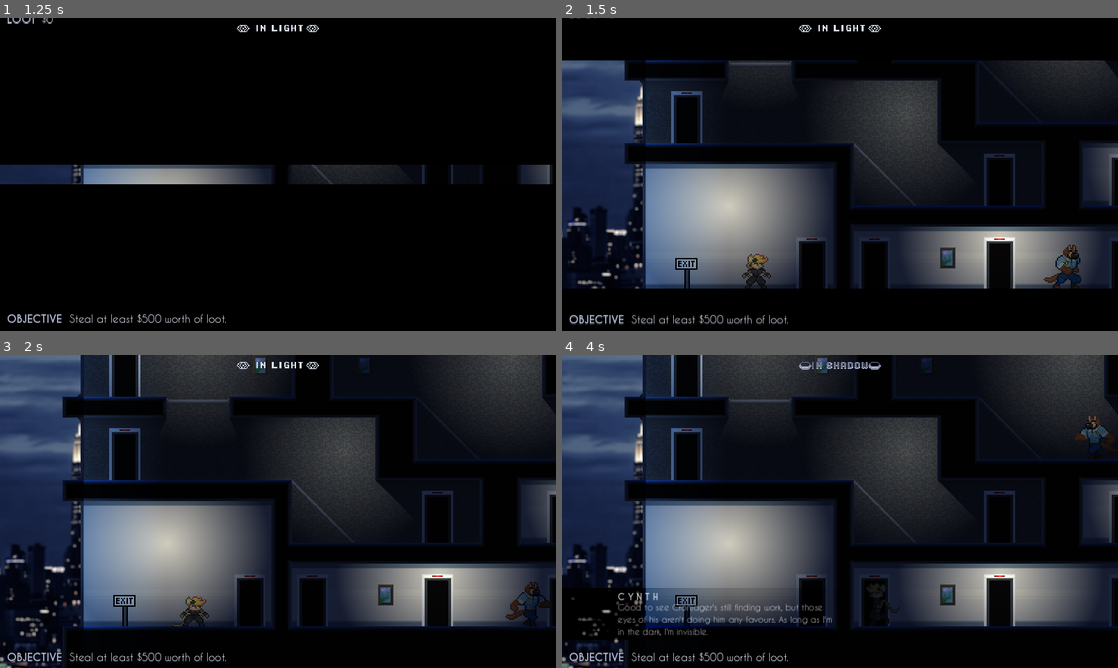
Above: before the commit, frames 1-4 (two rows, left to right).
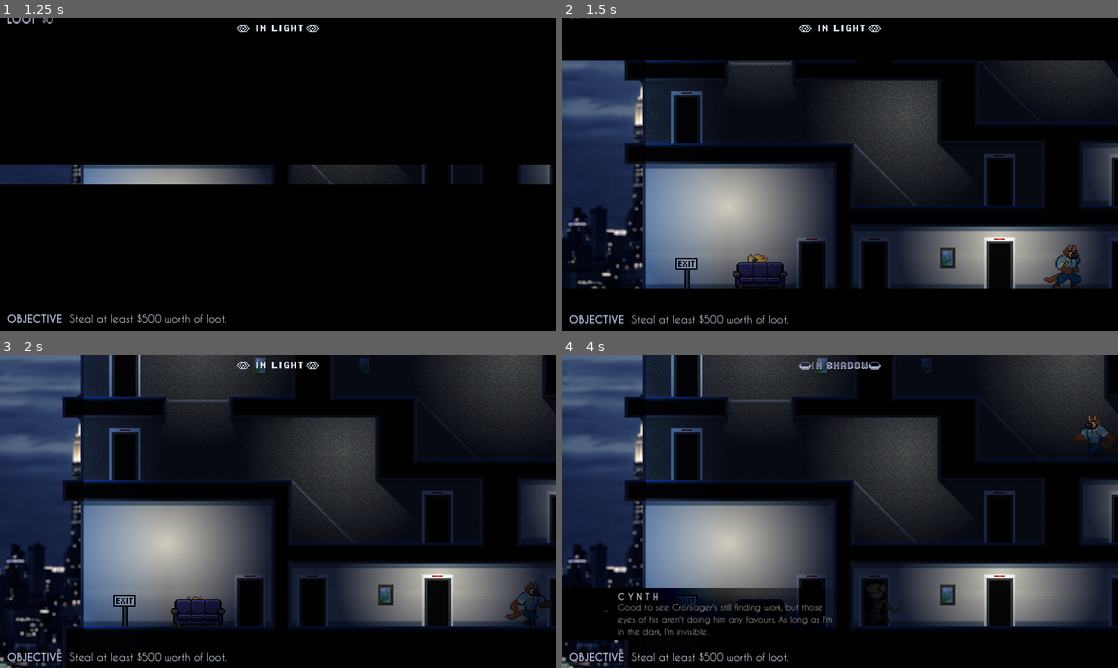
Above: after the commit, the same moments.

Repository: adamscott/catburglar
Game: Godot game, scene res://scenes/title_screen.tscn
Two runs of this game, one before a commit and one after it. Both use one fixed random seed, a clock stepped at 60 frames per second and the inputs below. Sound files missing from this copy of the repository are replaced by a short silence.
Inputs:
- Up to frame 1 (1.25 s): tap Enter (pause) at 0.5 s; hold Right (right) from 0.53 s (still down); hold X (interact) from 0.53 s (still down)
- Up to frame 2 (1.5 s): release Right (right) at 1.28 s; release X (interact) at 1.28 s; hold Down (down) from 1.28 s (still down); tap C (shoot) at 1.35 s
- Up to frame 3 (2 s): keep holding Down (down)
- Up to frame 4 (4 s): release Down (down) at 2.03 s; hold Right (right) 2.03-2.78 s; hold X (interact) 2.03-2.78 s; hold Up (up) 2.78-3.53 s; tap C (shoot) at 2.85 s; hold Left (left) from 3.53 s (still down); hold X (interact) from 3.53 s (still down)

Frame 1 is identical in both runs. In frame 2, 0.6% of the frame differs, in the area x 30-41%, y 78-87%; in frame 3, 0.6%; in frame 4, 3.5%, in the area x 1-48%, y 74-92%.

Commit message:
Add furniture and hints

Diff:
--- a/game/objects/dialogue_trigger.gd
+++ b/game/objects/dialogue_trigger.gd
@@ -1,6 +1,6 @@
 extends Area2D
 
-@export var dialogue_slug : String
+@export var slug : String
 
 var triggered : bool = false
 
@@ -8,5 +8,5 @@
 
 func _on_body_entered(body : PhysicsBody2D) -> void:
 	if body.is_in_group("player") and not triggered:
-		emit_signal("activated", dialogue_slug)
+		emit_signal("activated", slug)
 		triggered = true
--- a/game/objects/hud.gd
+++ b/game/objects/hud.gd
@@ -18,6 +18,9 @@
 @onready var greyout : ColorRect = $Greyout
 @onready var dialogue : Control = $Dialogue
 @onready var dialogue_line : Label = $Dialogue/Label_Line
+@onready var hint : Control = $Hint
+@onready var hint_line : Label = $Hint/Label_Line
+@onready var timer_hide_hint : Timer = $Timer_HideHint
 @onready var audio_vo : AudioStreamPlayer = $Audio_VO
 
 var loot_show_time : float = 0.0
@@ -45,6 +48,12 @@
 	emit_signal("dialogue_finished")
 	playing_dialogue = false
 
+func _on_timer_hide_hint_timeout() -> void:
+	create_tween().tween_property(hint, "modulate", Color.TRANSPARENT, 0.25)
+
+func _on_hint_trigger_activated(hint_slug : String):
+	show_hint(hint_slug)
+
 func start_minigame() -> void:
 	minigame.start()
 	minigame.show()
@@ -55,6 +64,13 @@
 	audio_vo.stream = load(Dialogues.get_dialogue_vo_path(which))
 	audio_vo.play()
 	playing_dialogue = true
+
+func show_hint(which : String) -> void:
+	if not GameProgress.is_hint_shown(which):
+		hint_line.text = Dialogues.get_hint_line(which)
+		create_tween().tween_property(hint, "modulate", Color.WHITE, 0.25)
+		GameProgress.hint_shown(which)
+		timer_hide_hint.start()
 
 func do_game_over() -> void:
 	game_over = true
--- a/game/objects/hud.tscn
+++ b/game/objects/hud.tscn
@@ -147,7 +147,6 @@
 offset_bottom = 656.0
 
 [node name="TextureRect" type="TextureRect" parent="Dialogue"]
-modulate = Color(1, 1, 1, 0.25098)
 material = SubResource("CanvasItemMaterial_l8ofe")
 layout_mode = 0
 offset_right = 640.0
@@ -170,9 +169,44 @@
 offset_top = 32.0
 offset_right = 640.0
 offset_bottom = 113.0
+theme_override_colors/font_shadow_color = Color(0, 0, 0, 1)
+theme_override_constants/shadow_offset_x = 0
+theme_override_constants/shadow_offset_y = 1
 theme_override_fonts/font = ExtResource("8_ererx")
 theme_override_font_sizes/font_size = 20
 text = "Good to see Cronjager's still finding work, but those eyes of his aren't doing him any favours. As long as I'm in the dark, I'm invisible."
+autowrap_mode = 2
+
+[node name="Hint" type="Control" parent="."]
+modulate = Color(1, 1, 1, 0)
+layout_mode = 3
+anchors_preset = 0
+offset_left = 640.0
+offset_top = 536.0
+offset_right = 1280.0
+offset_bottom = 616.0
+
+[node name="TextureRect" type="TextureRect" parent="Hint"]
+material = SubResource("CanvasItemMaterial_l8ofe")
+layout_mode = 0
+offset_right = 640.0
+offset_bottom = 80.0
+texture = ExtResource("9_k6bj4")
+flip_h = true
+
+[node name="Label_Line" type="Label" parent="Hint"]
+layout_mode = 0
+offset_left = 8.0
+offset_top = 8.0
+offset_right = 624.0
+offset_bottom = 64.0
+theme_override_colors/font_shadow_color = Color(0, 0, 0, 1)
+theme_override_constants/shadow_offset_x = 0
+theme_override_constants/shadow_offset_y = 1
+theme_override_fonts/font = ExtResource("8_ererx")
+theme_override_font_sizes/font_size = 20
+text = "Furniture that is  positioned in front of Cynth can act as cover. Duck while in front of it to remind out of sight."
+horizontal_alignment = 2
 autowrap_mode = 2
 
 [node name="Minigame" parent="." instance=ExtResource("9_nlp0m")]
@@ -188,9 +222,14 @@
 grow_horizontal = 2
 grow_vertical = 2
 
+[node name="Timer_HideHint" type="Timer" parent="."]
+wait_time = 5.0
+one_shot = true
+
 [node name="Audio_VO" type="AudioStreamPlayer" parent="."]
 bus = &"VO"
 
 [connection signal="failed" from="Minigame" to="." method="_on_minigame_failed"]
 [connection signal="succeeded" from="Minigame" to="." method="_on_minigame_succeeded"]
+[connection signal="timeout" from="Timer_HideHint" to="." method="_on_timer_hide_hint_timeout"]
 [connection signal="finished" from="Audio_VO" to="." method="_on_audio_vo_finished"]
--- a/game/scenes/levels/level1.tscn
+++ b/game/scenes/levels/level1.tscn
@@ -11,6 +11,7 @@
 [ext_resource type="Texture2D" uid="uid://8cy5q4m01a7u" path="res://sprites/painting.png" id="10_go7e6"]
 [ext_resource type="PackedScene" uid="uid://b8rgrlge5sx1q" path="res://objects/computer.tscn" id="12_7hgq7"]
 [ext_resource type="PackedScene" uid="uid://c4mps0fd7w7o6" path="res://objects/guard.tscn" id="13_e576x"]
+[ext_resource type="Texture2D" uid="uid://cps8flbpi8arq" path="res://sprites/furniture.png" id="13_k20i8"]
 [ext_resource type="PackedScene" uid="uid://b0pwne8tissnt" path="res://objects/level_exit.tscn" id="14_qx2jl"]
 [ext_resource type="PackedScene" uid="uid://26dcmt2uqm4y" path="res://objects/flickering_light.tscn" id="14_ri3ce"]
 [ext_resource type="PackedScene" uid="uid://dcv1iqay33qep" path="res://objects/light.tscn" id="15_nes1r"]
@@ -20,6 +21,22 @@
 [ext_resource type="PackedScene" uid="uid://bghshtxr6m0nw" path="res://objects/patrol_point.tscn" id="18_o22ui"]
 [ext_resource type="Script" path="res://scripts/scenarios/scenario1.gd" id="19_g0c4x"]
 [ext_resource type="PackedScene" uid="uid://dvndx7lqnykun" path="res://objects/security_camera.tscn" id="19_p64sn"]
+
+[sub_resource type="AtlasTexture" id="AtlasTexture_ivaun"]
+atlas = ExtResource("13_k20i8")
+region = Rect2(384, 8, 32, 40)
+
+[sub_resource type="AtlasTexture" id="AtlasTexture_ckmdp"]
+atlas = ExtResource("13_k20i8")
+region = Rect2(208, 24, 48, 24)
+
+[sub_resource type="AtlasTexture" id="AtlasTexture_dfrwb"]
+atlas = ExtResource("13_k20i8")
+region = Rect2(48, 24, 48, 24)
+
+[sub_resource type="AtlasTexture" id="AtlasTexture_fkadl"]
+atlas = ExtResource("13_k20i8")
+region = Rect2(640, 8, 16, 16)
 
 [sub_resource type="RectangleShape2D" id="RectangleShape2D_58lti"]
 
@@ -295,6 +312,39 @@
 [node name="Desk2" parent="Furniture" instance=ExtResource("7_h13pv")]
 position = Vector2(416, 640)
 
+[node name="Furniture1" type="Sprite2D" parent="Furniture"]
+texture_filter = 1
+position = Vector2(450, 684)
+texture = SubResource("AtlasTexture_ivaun")
+
+[node name="Furniture2" type="Sprite2D" parent="Furniture"]
+texture_filter = 1
+position = Vector2(88, 692)
+texture = SubResource("AtlasTexture_ckmdp")
+
+[node name="Furniture3" type="Sprite2D" parent="Furniture"]
+texture_filter = 1
+position = Vector2(616, 372)
+texture = SubResource("AtlasTexture_dfrwb")
+
+[node name="Furniture4" type="Sprite2D" parent="Furniture"]
+texture_filter = 1
+position = Vector2(624, 330)
+texture = SubResource("AtlasTexture_fkadl")
+
+[node name="Light" parent="Furniture/Furniture4" instance=ExtResource("15_nes1r")]
+position = Vector2(0, 8)
+light_range = 80.0
+
+[node name="Furniture5" type="Sprite2D" parent="Furniture"]
+texture_filter = 1
+position = Vector2(504, 329)
+texture = SubResource("AtlasTexture_fkadl")
+
+[node name="Light" parent="Furniture/Furniture5" instance=ExtResource("15_nes1r")]
+position = Vector2(0, 8)
+light_range = 80.0
+
 [node name="Lights" type="Node" parent="."]
 
 [node name="OutsideLight1" type="PointLight2D" parent="Lights"]
@@ -368,10 +418,6 @@
 position = Vector2(240, 336)
 light_range = 80.0
 
-[node name="Light14" parent="Lights" instance=ExtResource("15_nes1r")]
-position = Vector2(504, 328)
-light_range = 80.0
-
 [node name="Light15" parent="Lights" instance=ExtResource("15_nes1r")]
 position = Vector2(448, 536)
 light_range = 80.0
@@ -380,23 +426,32 @@
 
 [node name="DialogueTrigger1" parent="Dialogues" instance=ExtResource("16_rs7w6")]
 position = Vector2(176, 688)
-dialogue_slug = "level1_guard"
+slug = "level1_guard"
 
 [node name="CollisionShape2D" type="CollisionShape2D" parent="Dialogues/DialogueTrigger1"]
 shape = SubResource("RectangleShape2D_58lti")
 
 [node name="DialogueTrigger2" parent="Dialogues" instance=ExtResource("16_rs7w6")]
 position = Vector2(32, 448)
-dialogue_slug = "level1_camera"
+slug = "level1_guard"
 
 [node name="CollisionShape2D" type="CollisionShape2D" parent="Dialogues/DialogueTrigger2"]
 shape = SubResource("RectangleShape2D_58lti")
 
 [node name="DialogueTrigger3" parent="Dialogues" instance=ExtResource("16_rs7w6")]
 position = Vector2(296, 448)
-dialogue_slug = "level1_platform"
+slug = "level1_platform"
 
 [node name="CollisionShape2D" type="CollisionShape2D" parent="Dialogues/DialogueTrigger3"]
+shape = SubResource("RectangleShape2D_58lti")
+
+[node name="Hints" type="Node" parent="."]
+
+[node name="HintTrigger1" parent="Hints" instance=ExtResource("16_rs7w6")]
+position = Vector2(416, 632)
+slug = "cover"
+
+[node name="CollisionShape2D" type="CollisionShape2D" parent="Hints/HintTrigger1"]
 shape = SubResource("RectangleShape2D_58lti")
 
 [node name="Misc" type="Node" parent="."]
@@ -432,6 +487,8 @@
 [connection signal="activated" from="Dialogues/DialogueTrigger1" to="." method="_on_dialogue_trigger_activated"]
 [connection signal="activated" from="Dialogues/DialogueTrigger2" to="." method="_on_dialogue_trigger_activated"]
 [connection signal="activated" from="Dialogues/DialogueTrigger3" to="." method="_on_dialogue_trigger_activated"]
+[connection signal="activated" from="Hints/HintTrigger1" to="HUD" method="_on_hint_trigger_activated"]
 [connection signal="dialogue_finished" from="HUD" to="." method="_on_hud_dialogue_finished"]
 [connection signal="minigame_failed" from="HUD" to="." method="_on_hud_minigame_failed"]
 [connection signal="minigame_succeeded" from="HUD" to="." method="_on_hud_minigame_succeeded"]
+[connection signal="minigame_succeeded" from="HUD" to="Scenario" method="_on_hud_minigame_succeeded"]
--- a/game/scripts/dialogues.gd
+++ b/game/scripts/dialogues.gd
@@ -17,8 +17,15 @@
 	"level3_vase": {"line": "Hope it was worth it, Chandler."}
 }
 
+const HINT_LINES : Dictionary = {
+	"cover": "Furniture that is positioned in front of Cynth can act as cover. Duck while in front of it to remind out of sight."
+}
+
 func get_dialogue_line(which : String) -> String:
 	return DIALOGUE_LINES[which]["line"]
 
 func get_dialogue_vo_path(which : String) -> String:
 	return "res://audio/vo/" + which + ".ogg"
+
+func get_hint_line(which : String) -> String:
+	return HINT_LINES[which]
--- a/game/scripts/game_progress.gd
+++ b/game/scripts/game_progress.gd
@@ -7,12 +7,19 @@
 
 var current_level : int = 0
 var dialogues_played : Array = []
+var hints_shown : Array = []
 
 func is_dialogue_played(which : String) -> bool:
 	return which in dialogues_played
 
 func dialogue_played(which : String) -> void:
 	dialogues_played.append(which)
+
+func is_hint_shown(which : String) -> bool:
+	return which in hints_shown
+
+func hint_shown(which : String) -> void:
+	hints_shown.append(which)
 
 func new_game() -> void:
 	current_level = 0
--- a/game/scripts/scenarios/scenario1.gd
+++ b/game/scripts/scenarios/scenario1.gd
@@ -12,6 +12,7 @@
 @onready var level_exit : Node2D = get_node(path_level_exit)
 
 var objective_complete : bool = false
+var secondary_objective_complete : bool = false
 
 func _on_loot_value_changed(loot : int) -> void:
 	if loot >= 200 and !objective_complete:
@@ -21,6 +22,10 @@
 		level_exit.become_active()
 		level_controller.play_dialogue("level1_goal")
 
+func _on_hud_minigame_succeeded() -> void:
+	GameProgress.secondary_objective_met = true
+	level_controller.play_dialogue("level1_computer")
+
 func _ready() -> void:
 	hud.update_objective_value("Steal at least $500 worth of loot.")
 	hud.show_objective()
Not shown: 1 places in game/scenes/levels/level1.tscn that only renumber resources
Binary file added: game/sprites/furniture.png
Not shown, added: game/sprites/furniture.png.import
